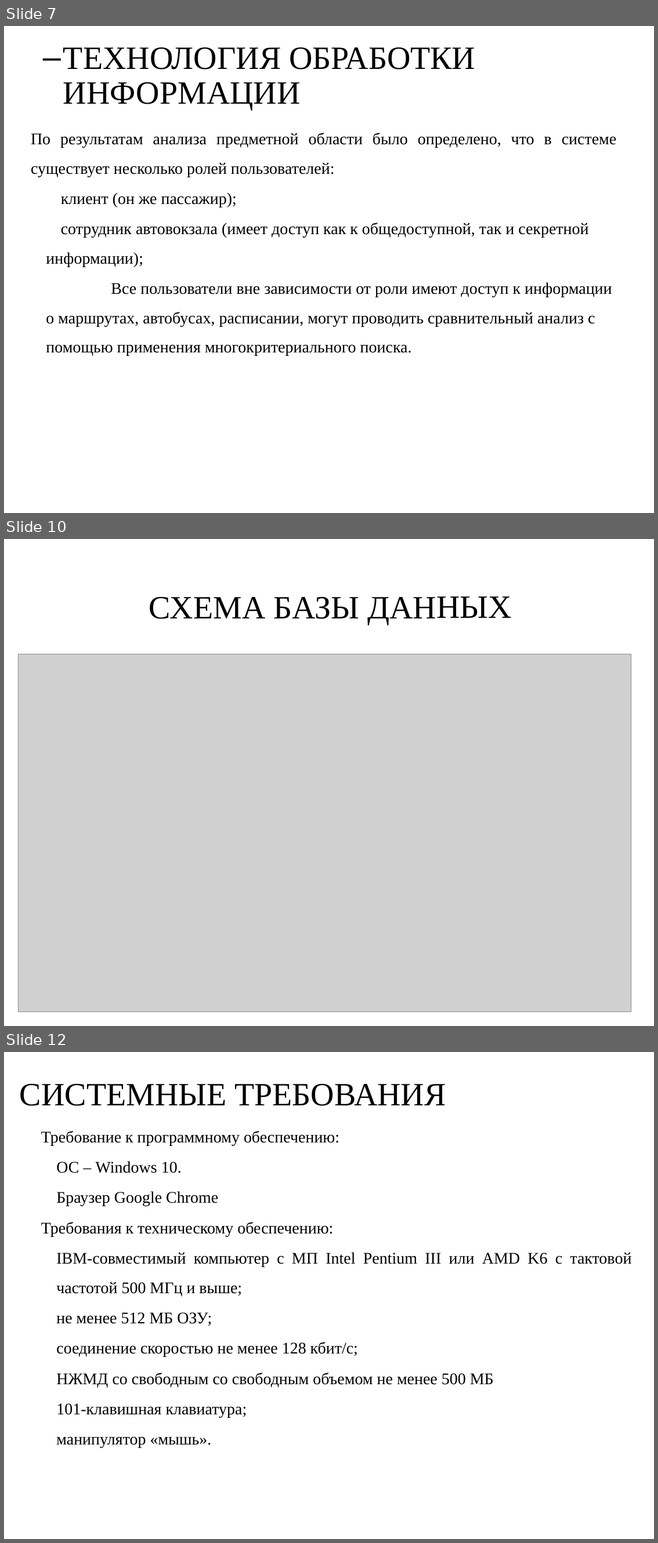
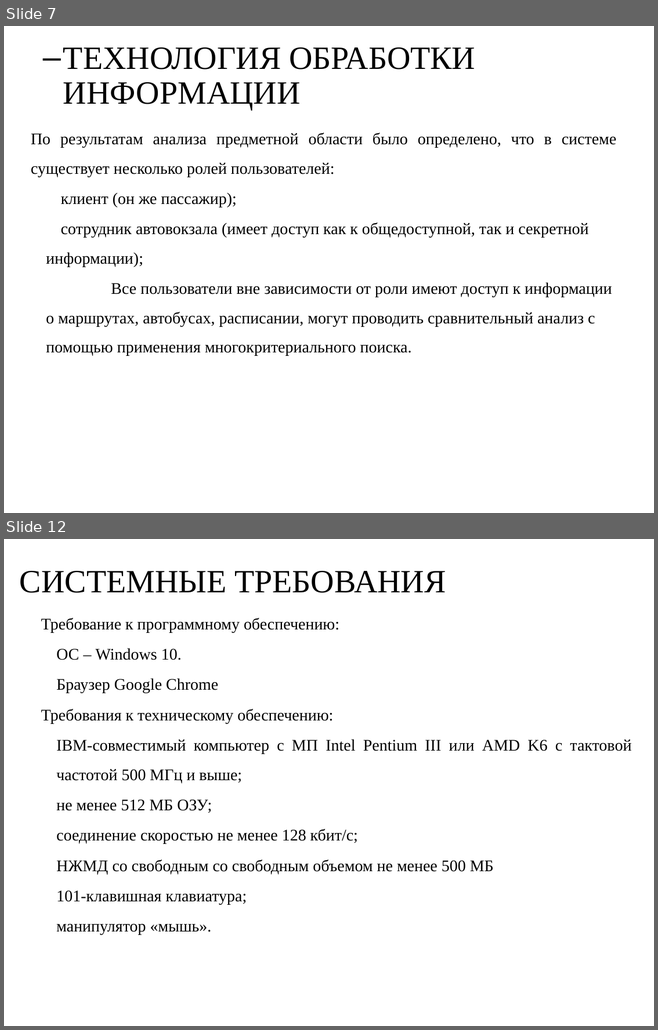
Before and after one commit to RAdKuzur/ASTU, a slide deck: зимняя практика 2023-24/Курсовая презентация Мамлеева.odp. Shown one above the other, each under a label of ours: slides 7, 10 and 12 before the commit, slides 7 and 12 after it; the slides between them are not shown. The pictures are 658x1543 and 658x1030 pixels, drawn with LibreOffice and Linux fonts; fonts in the diff are those of the drawing; grey boxes stand for pictures; background and template pictures are left out. Boxes give left, top, right and bottom in pixels: in the first picture for what was removed or moved away, otherwise in the second. Text is boxed around its words. In the diff, an @@ line names an element or a change of style, - is before the commit and + after.

```diff
--- a/зимняя практика 2023-24/Курсовая презентация Мамлеева.odp
+++ b/зимняя практика 2023-24/Курсовая презентация Мамлеева.odp
@@ slide 10 removed at box(4, 539, 654, 1026), background picture (left out) @@
@@ text removed at box(149, 596, 511, 624) @@
-СХЕМА БАЗЫ ДАННЫХ
@@ picture removed at box(18, 654, 630, 1012) @@
```
Also in this commit, not shown: 2 slides changed, 3 slides added, 2 other slides removed, 2 other files.
